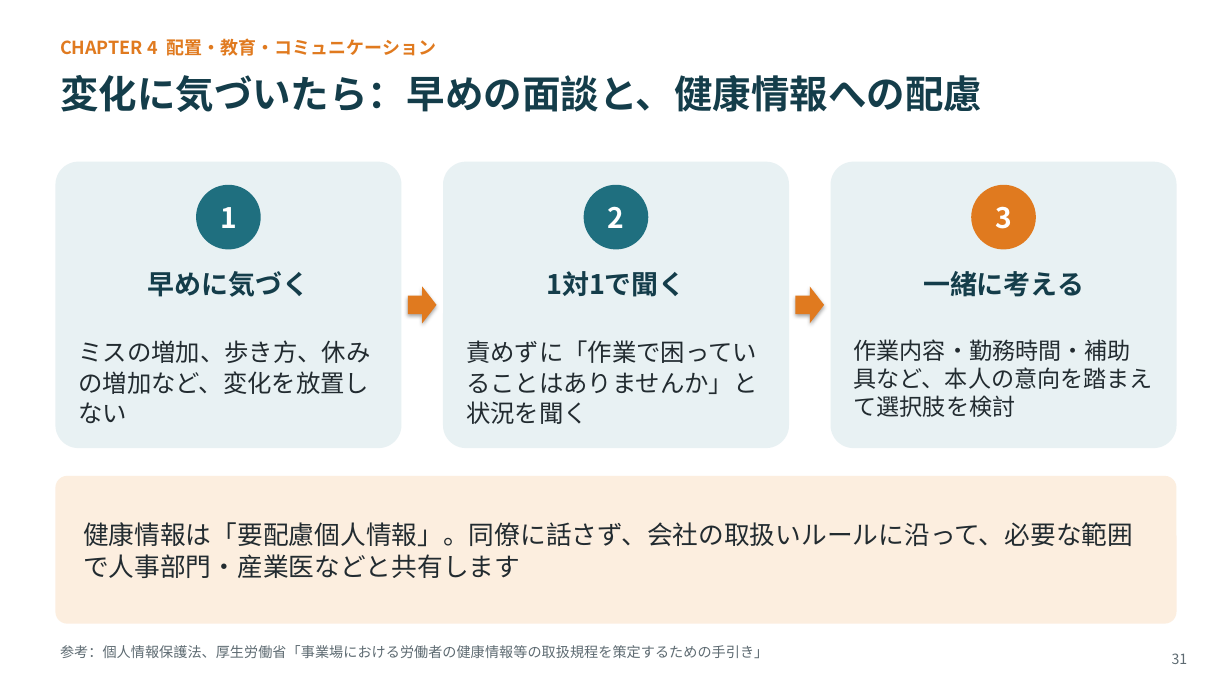
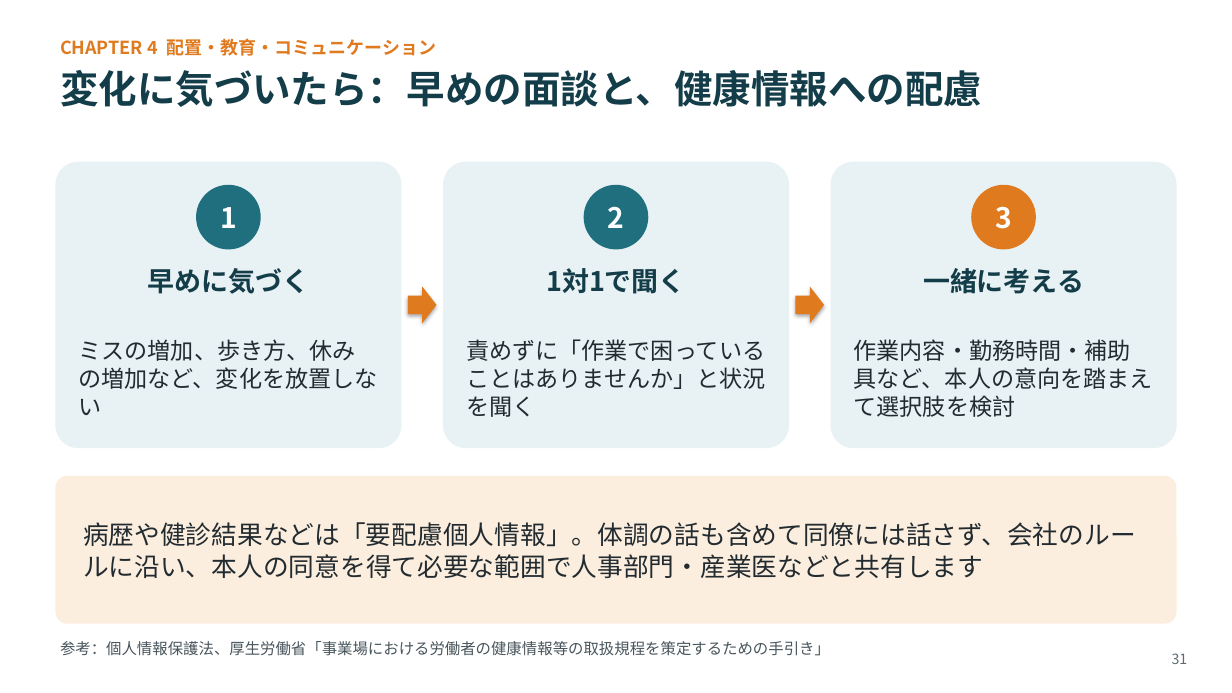
Before and after one commit to lastradezanpano/Udemy, a slide deck: slide 31 of 高齢者雇用研修/物流現場の高齢者雇用_研修スライド_v1.0.pptx. Drawn at 1232x693 pixels with LibreOffice and Linux fonts; fonts in the diff are those of the drawing. Boxes give left, top, right and bottom in pixels: in the first picture for what was removed or moved away, otherwise in the second. Text is boxed around its words. In the diff, an @@ line names an element or a change of style, - is before the commit and + after.

```diff
--- a/高齢者雇用研修/物流現場の高齢者雇用_研修スライド_v1.0.pptx
+++ b/高齢者雇用研修/物流現場の高齢者雇用_研修スライド_v1.0.pptx
@@ text "変化に気づいたら：早めの面談と、健康情報への配慮" at [60,70,982,107]: line spacing 38pt to 34pt @@
@@ line spacing 26pt to 24pt in 3 elements at [148,268,310,294], [546,268,686,294], [923,268,1084,294] @@
@@ text "ミスの増加、歩き方、休みの増加など、変化を放置しない" at [79,339,378,415]: size 19 to 18 pt; line spacing 24pt to 22pt @@
@@ text "責めずに「作業で困っていることはありませんか」と状況を聞く" at [466,339,766,417]: size 19 to 18 pt; line spacing 24pt to 22pt @@
@@ text at [83,522,1136,578]: text changed @@
-健康情報は「要配慮個人情報」。同僚に話さず、会社の取扱いルールに沿って、必要な範囲で人事部門・産業医などと共有します
+病歴や健診結果などは「要配慮個人情報」。体調の話も含めて同僚には話さず、会社のルールに沿い、本人の同意を得て必要な範囲で人事部門・産業医などと共有します
@@ text "参考：個人情報保護法、厚生労働省「事業場における労働者の健康情報等の取扱規程を策定するための手引き」" at [60,641,830,656]: size 11 to 12 pt, text colour #5E6B72 to #48555C; line spacing 14pt to 15pt @@
```
Also in this commit, not shown: 37 other slides changed, 3 other files.
